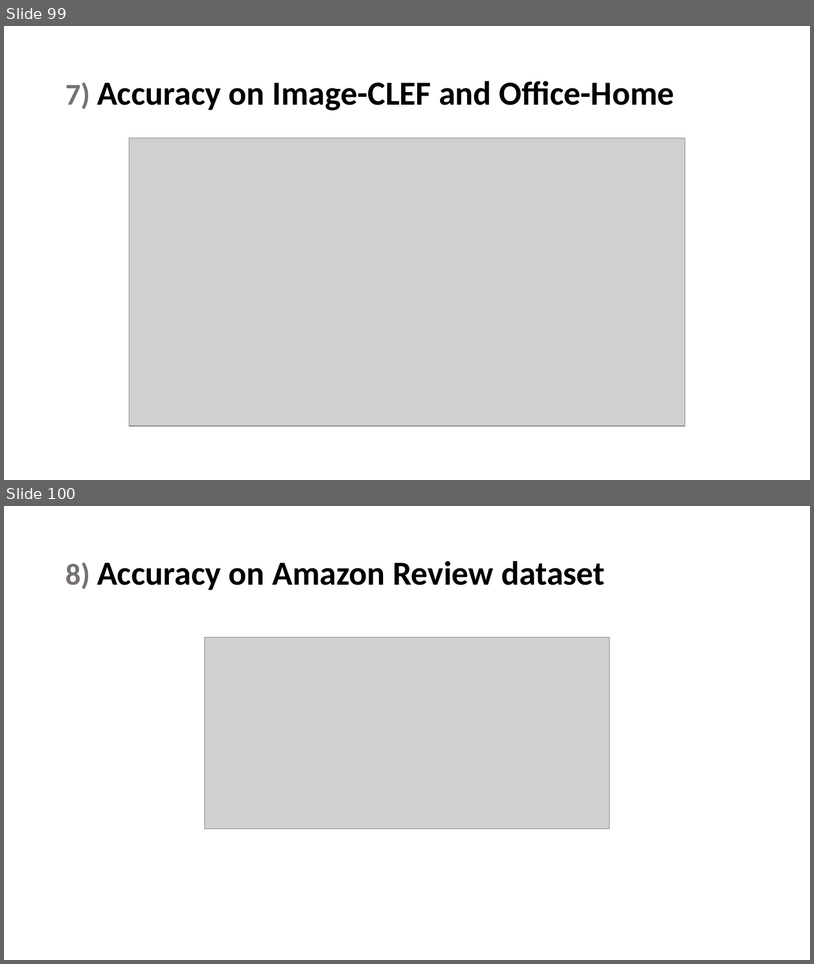
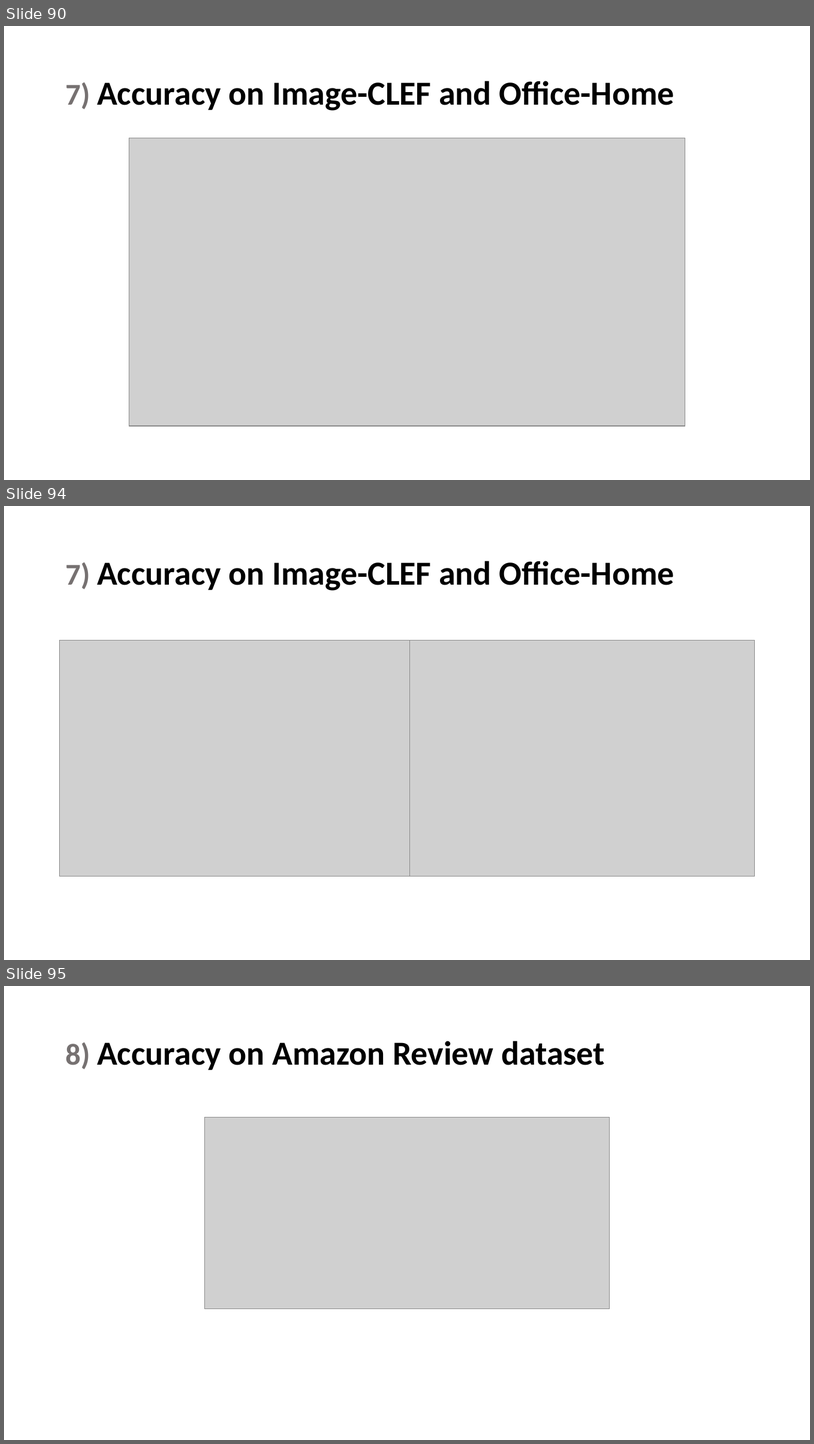
Before and after one commit to maryamhashemi/Transfer-Learning, a slide deck: phase3/Presentation/present.pptx. Shown one above the other, each under a label of ours: slides 99 and 100 before the commit, slides 90, 94 and 95 after it; the slides between them are not shown. The pictures are 814x964 and 814x1444 pixels, drawn with LibreOffice and Linux fonts; fonts in the diff are those of the drawing; grey boxes stand for pictures. Boxes give left, top, right and bottom in pixels: in the first picture for what was removed or moved away, otherwise in the second. Text is boxed around its words. In the diff, an @@ line names an element or a change of style, - is before the commit and + after.

```diff
--- a/phase3/Presentation/present.pptx
+++ b/phase3/Presentation/present.pptx
@@ slide 94 added at box(4, 506, 810, 960), background #FFFFFF @@
@@ title added at box(65, 561, 674, 591), 40 pt, text #000000, bold @@
+7) Accuracy on Image-CLEF and Office-Home
@@ picture added at box(60, 640, 410, 876) @@
@@ picture added at box(404, 640, 755, 876) @@
@@ what was slide 99 is now slide 90 @@
@@ what was slide 100 is now slide 95 @@
```
Also in this commit, not shown: 23 slides changed, 7 other slides added, 9 slides removed, 16 other files.
